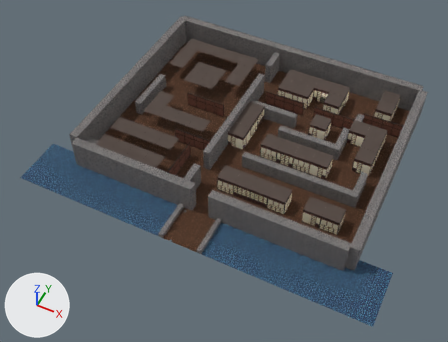
A saved change to the OBJ model Art Assets/Models/maze.obj.
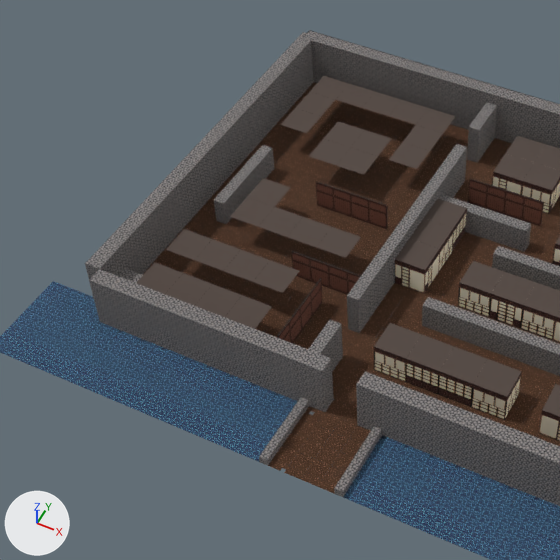
Each version appears first whole from a 50 mm lens placed at (13.8, -23.2, 33.6), pointed at (0.0, 4.4, -0.9), and next in a close-up on the part from 6% to 70% of the width and 0% to 84% of the height. Every picture has the same lights, and +X, +Y and +Z are marked at lower left. The last two pictures show the newer version. Where no turn or scale is listed for an object, it has been applied to the vertices. Vertices at exactly the same position are counted once.

The older version as bpy lines, for what is in view:
```python
me_default = bpy.data.meshes.new('Default')
me_default.from_pydata(...)  # 2707 vertices, 4486 faces; spans x -12.5..13.8, y -3.5..16.6, z -1.2..2.2
# faces by material slot: [4230, 138, 118]
me_default.materials.append(mat_0)
me_default.materials.append(mat_maze_1)
me_default.materials.append(mat_maze_2)
ob_default = bpy.data.objects.new('Default', me_default)
ob_default.location = (0.0, 0.0, 0.0)
```
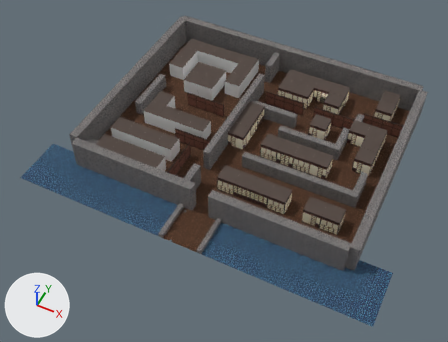
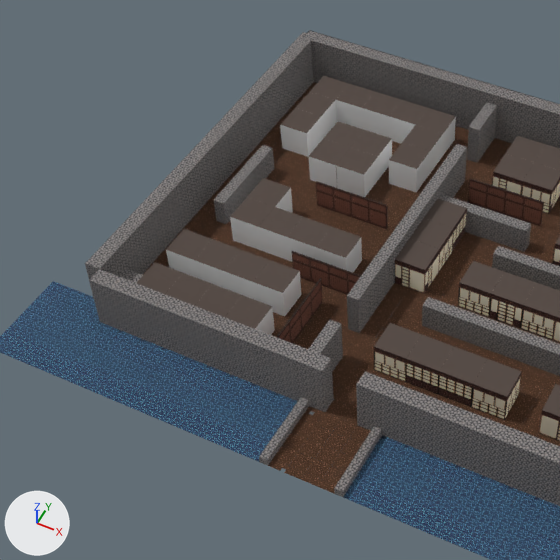
Where the change shows, as pixel boxes (x1, y1, x2, y2) in the close-ups (560 x 560 px):
part 1 of me_default, added: after (166, 100, 456, 335)

The edits, one by one:
Material 'maze_3' (mat_maze_3) is new.
Its base color is (0.8, 0.8, 0.8) (white #e7e7e7).
Its roughness is 1.0.
me_default is used by ob_default; location (0.0, 0.0, 0.0).
me_default had 2707 vertices, 4486 faces and spanned x -12.5..13.8, y -3.5..16.6, z -1.2..2.2.
me_default now has 2775 vertices, 4608 faces and spans x -12.5..13.8, y -3.5..16.6, z -1.2..2.2.
Part 1, on me_default:
8 vertices are added at x -5.2..0.0, y 0.0..10.0, z 0.0..1.3.
40 new vertices lie (0.0, 0.0, -1.2) away from vertices in x -8.5..-2.1, y 5.4..15.1, z 1.2.
20 new vertices lie (0.0, 0.0, -1.3) away from vertices in x -8.6..-3.5, y 0.7..4.0, z 1.3.
122 new faces join them, mat_maze_3 (white #e7e7e7).
me_default gains material mat_maze_3 (white #e7e7e7).
